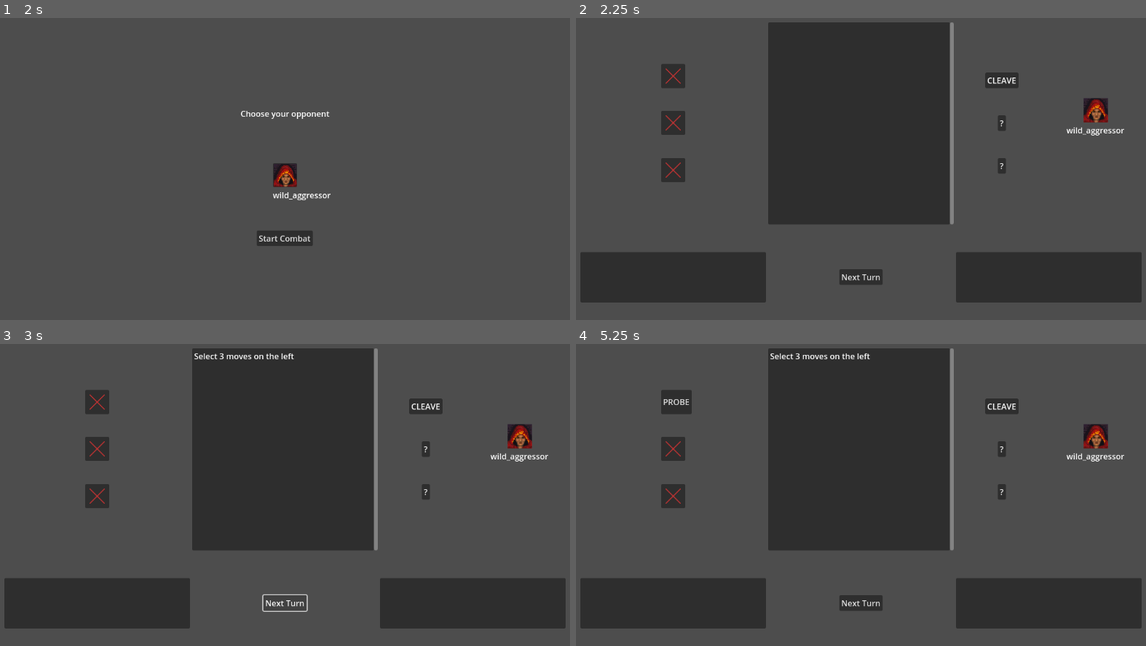
Above: before the commit, frames 1-4 (two rows, left to right).
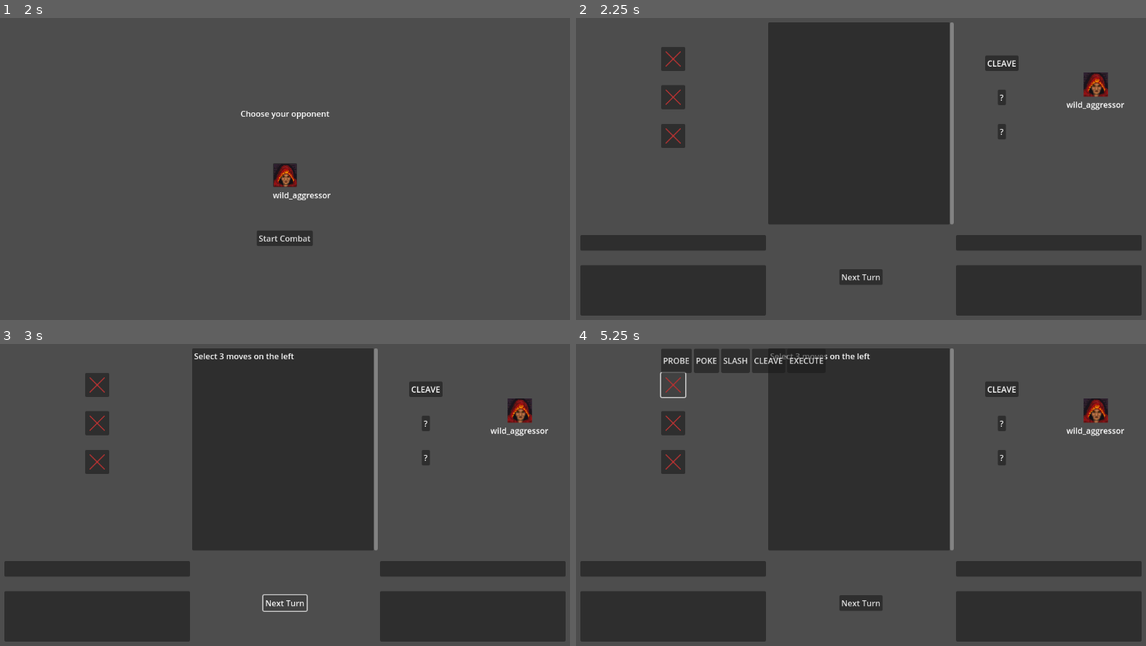
Above: after the commit, the same moments.

Repository: remyCases/Mercenary_Combat
Game: Godot game, scene res://scenes/main_menu.tscn
The game is run twice, just before and just after one commit, with the same random seed, the same clock (stepped at 60 frames per second) and the same inputs.
Inputs (mouse positions are in pixels of both pictures, inside the frame that each line leads up to):
- Up to frame 1 (2 s): click (285, 175) at 0.52 s; click (285, 150) at 1.25 s
- Up to frame 2 (2.25 s): click "Start Combat" at 2 s
- Up to frame 3 (3 s): click "Next Turn" at 2.75 s
- Up to frame 4 (5.25 s): click "Next Turn" at 3.5 s; click (672, 401) at 4.27 s; click (672, 386) at 5.02 s

Frame 1 is identical in both runs. In frame 2, 12% of the frame differs, in the area x 0-100%, y 9-99%; in frame 3, 12%; in frame 4, 13%, in the area x 0-100%, y 1-99%.

Commit message:
[Major] Removes useless scripts

Diff:
--- a/scenes/main.tscn
+++ b/scenes/main.tscn
@@ -1,16 +1,10 @@
-[gd_scene load_steps=12 format=3 uid="uid://tfb5n0biy384"]
+[gd_scene load_steps=6 format=3 uid="uid://tfb5n0biy384"]
 
 [ext_resource type="PackedScene" uid="uid://bg40ofhyuw6qv" path="res://scenes/slot_component.tscn" id="1_o5qli"]
 [ext_resource type="Script" uid="uid://btgctrudn3jpq" path="res://scripts/main.gd" id="1_tefeu"]
 [ext_resource type="Script" uid="uid://dyp2dadpw2v5i" path="res://scripts/slot_action_controller.gd" id="4_jyhfs"]
-[ext_resource type="Script" uid="uid://bk3pjowidpbem" path="res://scripts/combat_log.gd" id="4_o6xl0"]
-[ext_resource type="Script" uid="uid://ijr7081byw5r" path="res://scripts/player_log.gd" id="4_tipki"]
 [ext_resource type="Script" uid="uid://bt4iqfkwsfn5n" path="res://scripts/next_turn.gd" id="5_tbgi4"]
 [ext_resource type="StyleBox" uid="uid://b2v77nbmvedx0" path="res://button_style.tres" id="6_85g3d"]
-[ext_resource type="Script" uid="uid://b2rxkktamuwqn" path="res://scripts/opponent_log.gd" id="7_tipki"]
-[ext_resource type="Script" uid="uid://cwpoew6scavbm" path="res://scripts/opponent_icon.gd" id="8_choun"]
-[ext_resource type="Script" uid="uid://bv0ot57yh4yry" path="res://scripts/opponent_action_display.gd" id="8_ya4ey"]
-[ext_resource type="Script" uid="uid://dpawjmxwrtgvj" path="res://scripts/opponent_name.gd" id="9_ya4ey"]
 
 [node name="Game" type="Node2D"]
 script = ExtResource("1_tefeu")
@@ -70,6 +64,12 @@
 element_size = 48
 gap = 4
 
+[node name="PlayerStance" type="Label" parent="CanvasLayer/MarginContainer/HBoxContainer/LeftContainer"]
+layout_mode = 2
+size_flags_vertical = 10
+theme_override_styles/normal = ExtResource("6_85g3d")
+text = "Lorem Ipsum"
+
 [node name="PlayerLog" type="Label" parent="CanvasLayer/MarginContainer/HBoxContainer/LeftContainer"]
 custom_minimum_size = Vector2(100, 100)
 layout_mode = 2
@@ -77,7 +77,6 @@
 theme_override_styles/normal = ExtResource("6_85g3d")
 text = "Lorem Ipsum"
 autowrap_mode = 2
-script = ExtResource("4_tipki")
 
 [node name="MiddleContainer" type="VBoxContainer" parent="CanvasLayer/MarginContainer/HBoxContainer"]
 layout_mode = 2
@@ -105,7 +104,6 @@
 theme_override_styles/normal = ExtResource("6_85g3d")
 text = "Lorem Ipsum"
 autowrap_mode = 2
-script = ExtResource("4_o6xl0")
 
 [node name="CenterContainer" type="CenterContainer" parent="CanvasLayer/MarginContainer/HBoxContainer/MiddleContainer"]
 layout_mode = 2
@@ -139,7 +137,6 @@
 size_flags_vertical = 10
 theme_override_styles/normal = ExtResource("6_85g3d")
 text = "Lorem Ipsum"
-script = ExtResource("8_ya4ey")
 
 [node name="action2" type="Label" parent="CanvasLayer/MarginContainer/HBoxContainer/RightContainer/OpponentContainer/ActionOpponentContainer"]
 layout_mode = 2
@@ -164,14 +161,18 @@
 layout_mode = 2
 size_flags_horizontal = 4
 size_flags_vertical = 10
-script = ExtResource("8_choun")
 
 [node name="OpponentName" type="Label" parent="CanvasLayer/MarginContainer/HBoxContainer/RightContainer/OpponentContainer/DisplayOpponentContainer"]
 layout_mode = 2
 size_flags_horizontal = 4
 size_flags_vertical = 2
 text = "Lorem Ipsum"
-script = ExtResource("9_ya4ey")
+
+[node name="OpponentStance" type="Label" parent="CanvasLayer/MarginContainer/HBoxContainer/RightContainer"]
+layout_mode = 2
+size_flags_vertical = 10
+theme_override_styles/normal = ExtResource("6_85g3d")
+text = "Lorem Ipsum"
 
 [node name="OpponentLog" type="Label" parent="CanvasLayer/MarginContainer/HBoxContainer/RightContainer"]
 custom_minimum_size = Vector2(100, 100)
@@ -180,4 +181,3 @@
 theme_override_styles/normal = ExtResource("6_85g3d")
 text = "Lorem Ipsum"
 autowrap_mode = 2
-script = ExtResource("7_tipki")
--- a/scripts/classes/action_log.gd
+++ b/scripts/classes/action_log.gd
@@ -139,6 +139,23 @@
 
 	return string_builder
 
+func stancelog_to_str(actor: String) -> String:
+
+	var string_builder = ""
+
+	if second.attacker_name == actor:
+		if second.summary.attacker_health == Enums.HealthStatus.Dead:
+			string_builder = "Dead\n"
+		else:
+			string_builder = Enums.stance_to_str(second.summary.attacker_stance)
+	elif second.defender_name == actor:
+		if second.summary.defender_health == Enums.HealthStatus.Dead:
+			string_builder += "Dead\n"
+		else:
+			string_builder = Enums.stance_to_str(second.summary.defender_stance)
+
+	return string_builder
+
 func debuglog_to_str() -> String:
 
 	var string_builder = ""
--- a/scripts/combat_log.gd
+++ /dev/null
@@ -1,3 +0,0 @@
-extends Label
-
-class_name CombatLog
--- a/scripts/main.gd
+++ b/scripts/main.gd
@@ -145,6 +145,8 @@
 	UIManager.update_combat_log(action_log.combatlog_to_str())
 	UIManager.update_player_log(action_log.combatantlog_to_str("player"))
 	UIManager.update_opponent_log(action_log.combatantlog_to_str("opponent"))
+	UIManager.update_player_stance(action_log.stancelog_to_str("player"))
+	UIManager.update_opponent_stance(action_log.stancelog_to_str("opponent"))
 
 func resolve_action_execution(
 	action: Action,
--- a/scripts/opponent_action_display.gd
+++ /dev/null
@@ -1,3 +0,0 @@
-extends Label
-
-class_name OpponentActionDisplay
--- a/scripts/opponent_icon.gd
+++ /dev/null
@@ -1,3 +0,0 @@
-extends TextureRect
-
-class_name OpponentIcon
--- a/scripts/opponent_log.gd
+++ /dev/null
@@ -1,3 +0,0 @@
-extends Label
-
-class_name OpponentLog
--- a/scripts/opponent_name.gd
+++ /dev/null
@@ -1,3 +0,0 @@
-extends Label
-
-class_name OpponentName
--- a/scripts/player_log.gd
+++ /dev/null
@@ -1,3 +0,0 @@
-extends Label
-
-class_name PlayerLog
--- a/scripts/slot_action_controller.gd
+++ b/scripts/slot_action_controller.gd
@@ -14,6 +14,7 @@
 
 func _on_element_selected(slot_node: Node, element: SelectableElement):
 	selected_actions[slot_node.id] = element.name
+	UIManager.predict_player_stance(selected_actions)
 
 func get_troops() -> Array[SelectableElement]:
 	var elements = actions.duplicate()
--- a/scripts/ui_manager.gd
+++ b/scripts/ui_manager.gd
@@ -1,39 +1,33 @@
 extends Node
 
-var combat_log: CombatLog
-var player_log: PlayerLog
-var opponent_log: OpponentLog
+var combat_log: Label
 
-var opponent_icon: OpponentIcon
-var opponent_name: OpponentName
-var opponent_action_display: OpponentActionDisplay
+var player_log: Label
+var player_stance: Label
+
+var opponent_log: Label
+var opponent_icon: TextureRect
+var opponent_name: Label
+var opponent_action_display: Label
+var opponent_stance: Label
+
+func get_component(component_name: String) -> Node:
+	var node = get_tree().root.find_child(component_name, true, false)
+	if not node:
+		push_error("%s not found in scene tree" % component_name)
+	return node
 
 func ready() -> void:
-	combat_log = get_tree().root.find_child("CombatLog", true, false)
-	if not combat_log:
-		push_error("CombatLog not found in scene tree")
+	combat_log = get_component("CombatLog")
 
-	player_log = get_tree().root.find_child("PlayerLog", true, false)
-	if not player_log:
-		push_error("PlayerLog not found in scene tree")
+	player_log = get_component("PlayerLog")
+	player_stance = get_component("PlayerStance")
 
-	opponent_log = get_tree().root.find_child("OpponentLog", true, false)
-	if not opponent_log:
-		push_error("OpponentLog not found in scene tree")
-
-	opponent_icon = get_tree().root.find_child("OpponentIcon", true, false)
-	if not opponent_icon:
-		push_error("OpponentIcon not found in scene tree")
-	opponent_icon.texture = Globals.OPPONENTS[Globals.opponent_id].icon
-
-	opponent_name = get_tree().root.find_child("OpponentName", true, false)
-	if not opponent_name:
-		push_error("OpponentName not found in scene tree")
-	opponent_name.text = Globals.opponent_id
-
-	opponent_action_display = get_tree().root.find_child("OpponentActionDisplay", true, false)
-	if not opponent_action_display:
-		push_error("OpponentActionDisplay not found in scene tree")
+	opponent_log = get_component("OpponentLog")
+	opponent_name = get_component("OpponentName")
+	opponent_icon = get_component("OpponentIcon")
+	opponent_action_display = get_component("OpponentActionDisplay")
+	opponent_stance = get_component("OpponentStance")
 
 	reset()
 
@@ -46,11 +40,35 @@
 func update_player_log(str_log: String) -> void:
 	player_log.text = str_log
 
+func update_player_stance(str_log: String) -> void:
+	player_stance.text = str_log
+
 func update_opponent_log(str_log: String) -> void:
 	opponent_log.text = str_log
 
+func predict_player_stance(actions: Array[String]) -> void:
+	if not player_stance:
+		return
+	player_stance.text = ""
+	for i in actions:
+		if i == "" or i == "empty":
+			return
+		player_stance.text += "%s -> " % i
+
+func predict_opponent_log(str_log: String) -> void:
+	opponent_log.text = str_log
+
+func update_opponent_stance(str_log: String) -> void:
+	opponent_stance.text = str_log
+
 func reset() -> void:
 	combat_log.text = ""
+
 	player_log.text = ""
+	player_stance.text = ""
+
 	opponent_log.text = ""
+	opponent_name.text = Globals.opponent_id
+	opponent_icon.texture = Globals.OPPONENTS[Globals.opponent_id].icon
 	opponent_action_display.text = Globals.OPPONENTS[Globals.opponent_id].strategy[0]
+	opponent_stance.text = ""
Not shown, removed: scripts/combat_log.gd.uid
Not shown, removed: scripts/opponent_action_display.gd.uid
Not shown, removed: scripts/opponent_icon.gd.uid
Not shown, removed: scripts/opponent_log.gd.uid
Not shown, removed: scripts/opponent_name.gd.uid
Not shown, removed: scripts/player_log.gd.uid
